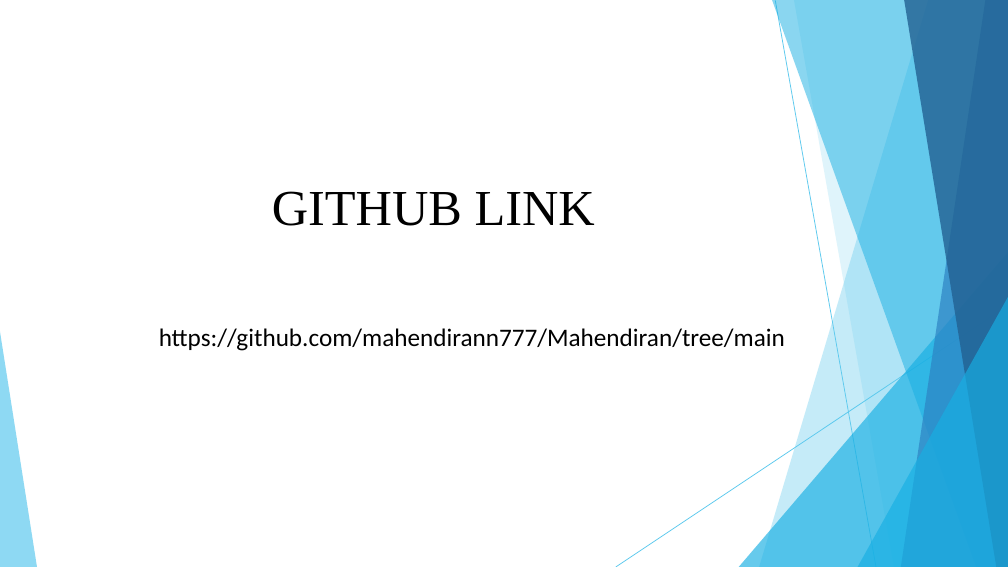
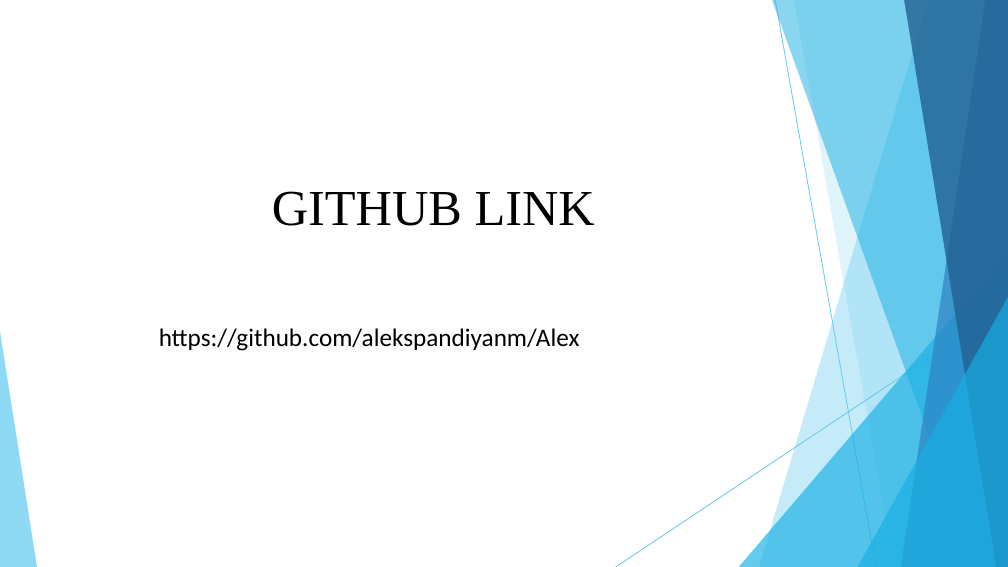
Before and after one commit to alekspandiyanm/Alekspandiyan-, a slide deck: slide 12 of PPT FWD TNSDC 2025 (1).pptx. Drawn at 1008x567 pixels with LibreOffice and Linux fonts; fonts in the diff are those of the drawing. Boxes give left, top, right and bottom in pixels: in the first picture for what was removed or moved away, otherwise in the second. Text is boxed around its words. In the diff, an @@ line names an element or a change of style, - is before the commit and + after.

```diff
--- a/PPT FWD TNSDC 2025 (1).pptx
+++ b/PPT FWD TNSDC 2025 (1).pptx
@@ text at (159, 328, 580, 351): text changed @@
-https://github.com/mahendirann777/Mahendiran/tree/main
+https://github.com/alekspandiyanm/Alex
```
Also in this commit, not shown: 6 other slides changed.
